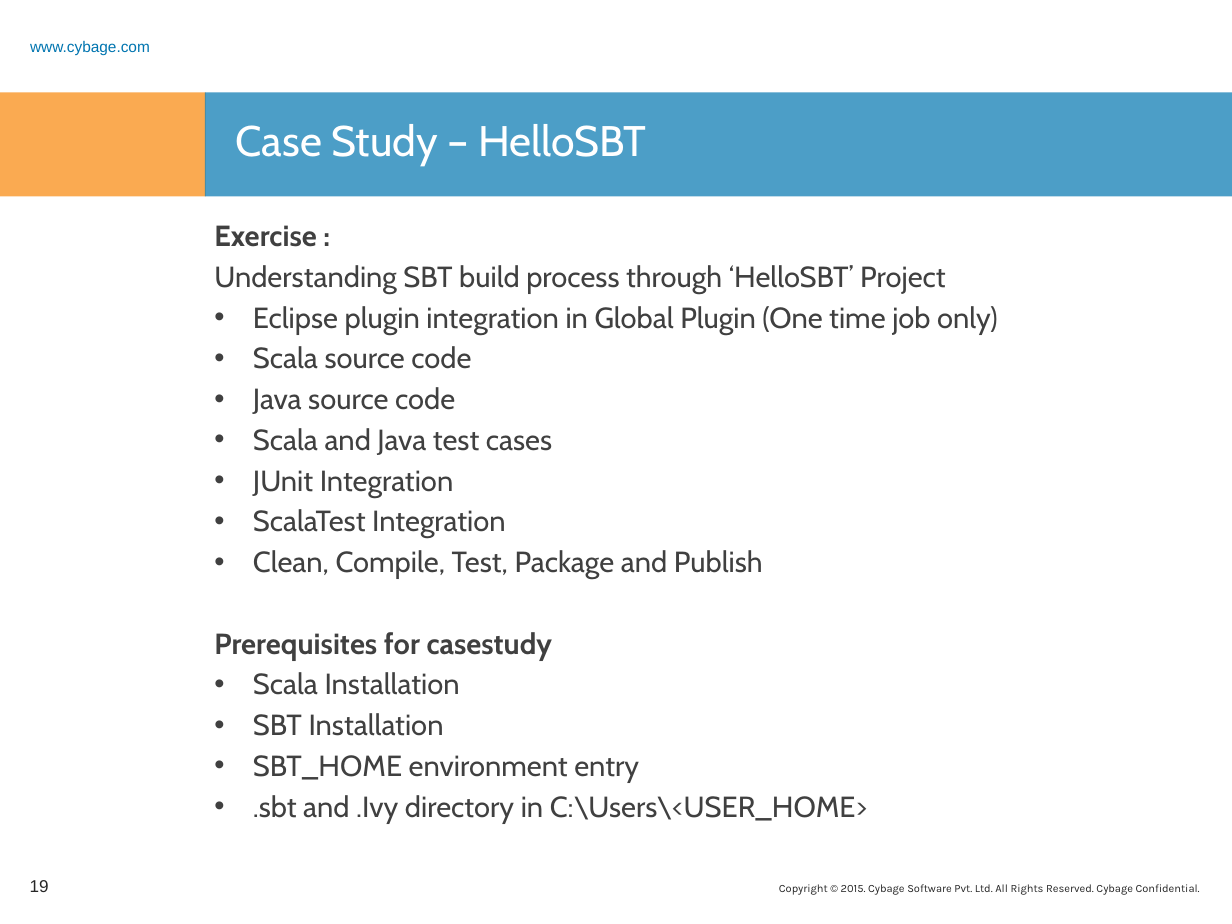
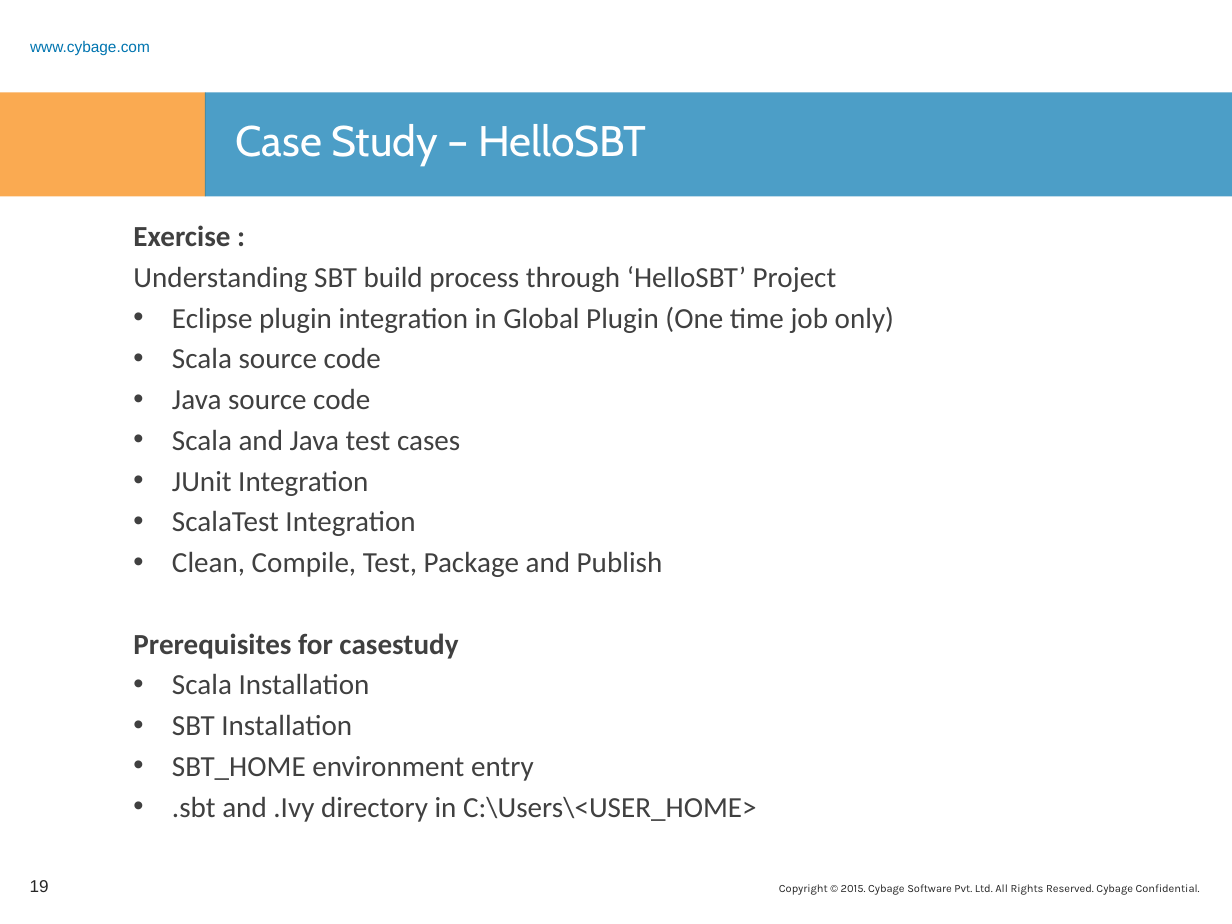
Before and after one commit to rashmitk/Documentation, a slide deck: slide 19 of SBT/SBT.pptx. Drawn at 1232x924 pixels with LibreOffice and Linux fonts; fonts in the diff are those of the drawing; background and template pictures are left out. Boxes give left, top, right and bottom in pixels: in the first picture for what was removed or moved away, otherwise in the second. Text is boxed around its words. In the diff, an @@ line names an element or a change of style, - is before the commit and + after.

```diff
--- a/SBT/SBT.pptx
+++ b/SBT/SBT.pptx
@@ text "Exercise :": place and size @@
-text "Exercise :" at bbox=[214, 225, 998, 823]
+text "Exercise :" at bbox=[133, 225, 894, 822]
@@ text "Exercise :" at bbox=[133, 225, 894, 822]: font Cabin to Calibri @@
```
Also in this commit, not shown: 6 other slides changed, 2 slides added, 25 slides removed, 1 other file.
